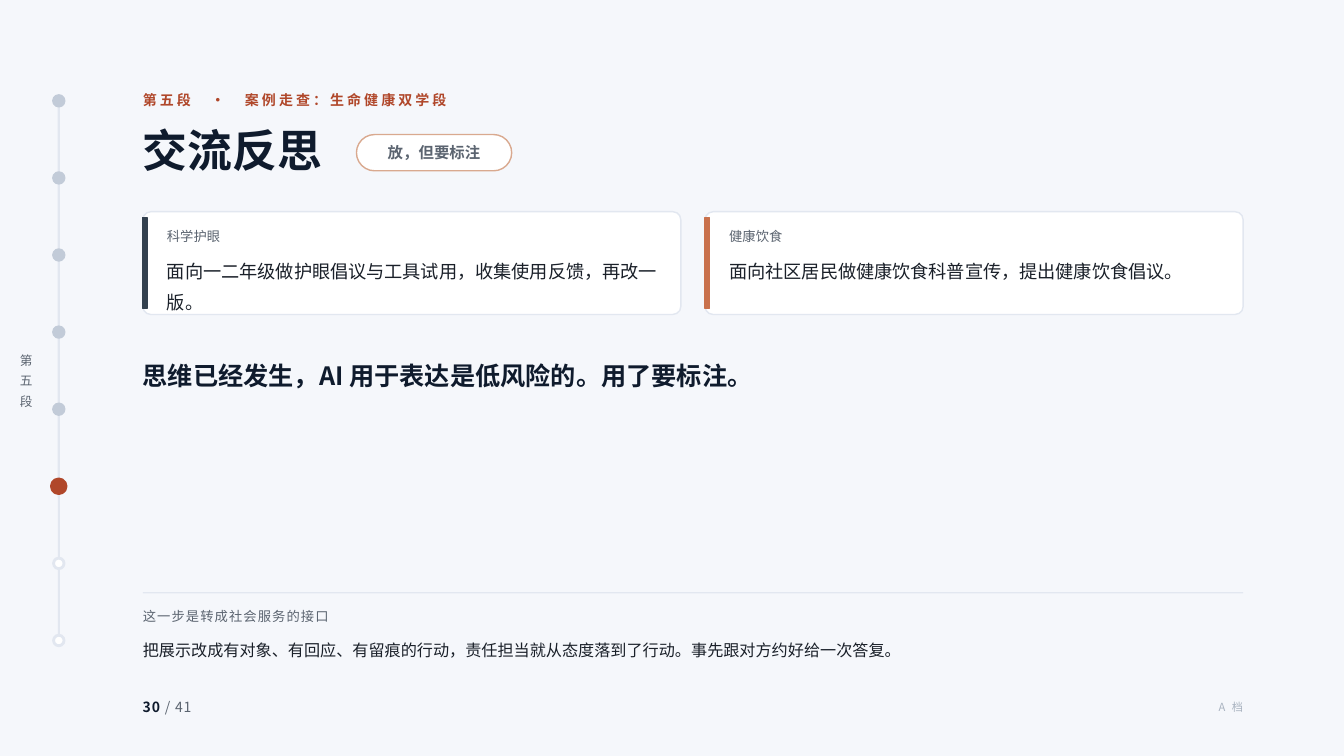
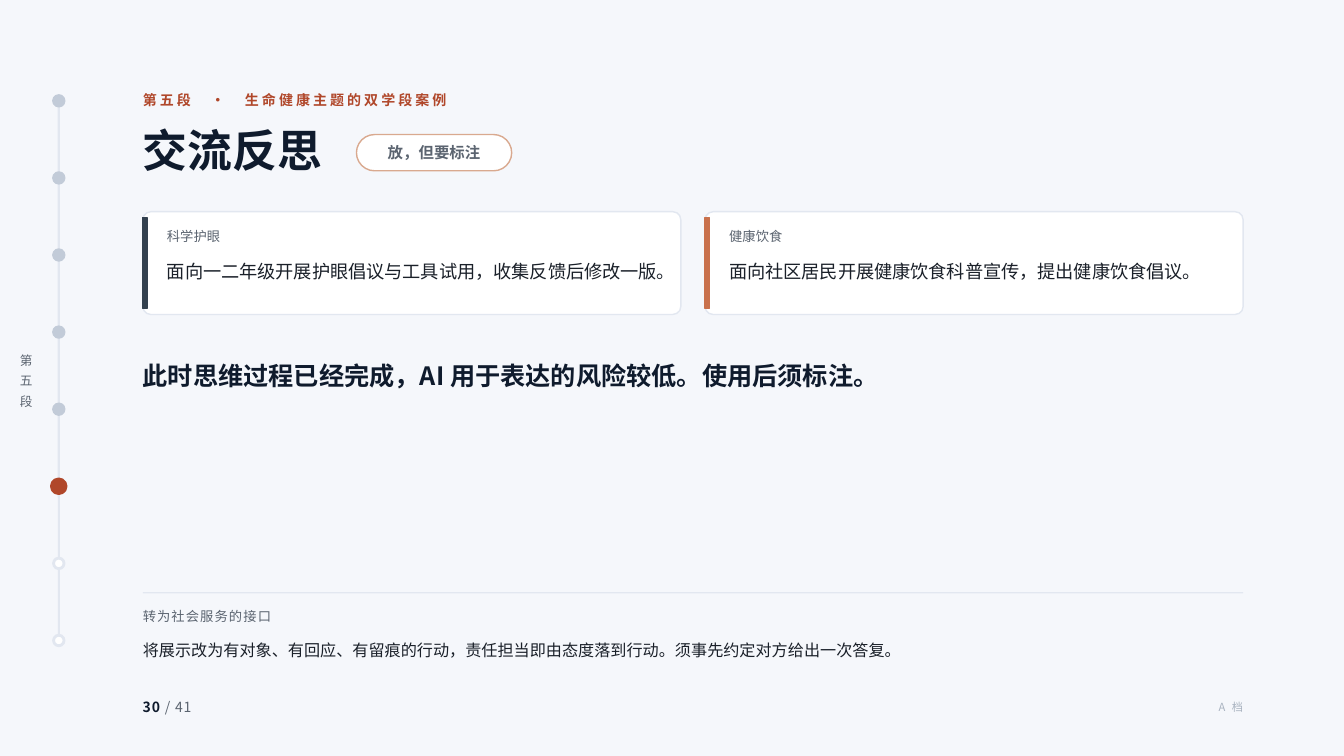
Before and after one commit to tonyxinvip/slides, a slide deck: slide 30 of comprehensive-practice-ai/做中学与综合实践活动.pptx. Drawn at 1344x756 pixels with LibreOffice and Linux fonts; fonts in the diff are those of the drawing. Boxes give left, top, right and bottom in pixels: in the first picture for what was removed or moved away, otherwise in the second. Text is boxed around its words. In the diff, an @@ line names an element or a change of style, - is before the commit and + after.

```diff
--- a/comprehensive-practice-ai/做中学与综合实践活动.pptx
+++ b/comprehensive-practice-ai/做中学与综合实践活动.pptx
@@ text at [143, 93, 446, 107]: text changed @@
-第五段 · 案例走查：生命健康双学段
+第五段 · 生命健康主题的双学段案例
@@ text at [167, 262, 675, 280]: text changed @@
-面向一二年级做护眼倡议与工具试用，收集使用反馈，再改一版。
+面向一二年级开展护眼倡议与工具试用，收集反馈后修改一版。
@@ text at [729, 262, 1201, 280]: text changed @@
-面向社区居民做健康饮食科普宣传，提出健康饮食倡议。
+面向社区居民开展健康饮食科普宣传，提出健康饮食倡议。
@@ text at [143, 363, 878, 389]: text changed @@
-思维已经发生，AI 用于表达是低风险的。用了要标注。
+此时思维过程已经完成，AI 用于表达的风险较低。使用后须标注。
@@ text at [143, 610, 271, 622]: text changed @@
-这一步是转成社会服务的接口
+转为社会服务的接口
@@ text at [143, 642, 901, 658]: text changed @@
-把展示改成有对象、有回应、有留痕的行动，责任担当就从态度落到了行动。事先跟对方约好给一次答复。
+将展示改为有对象、有回应、有留痕的行动，责任担当即由态度落到行动。须事先约定对方给出一次答复。
```
Also in this commit, not shown: 38 other slides changed, 10 other files.
